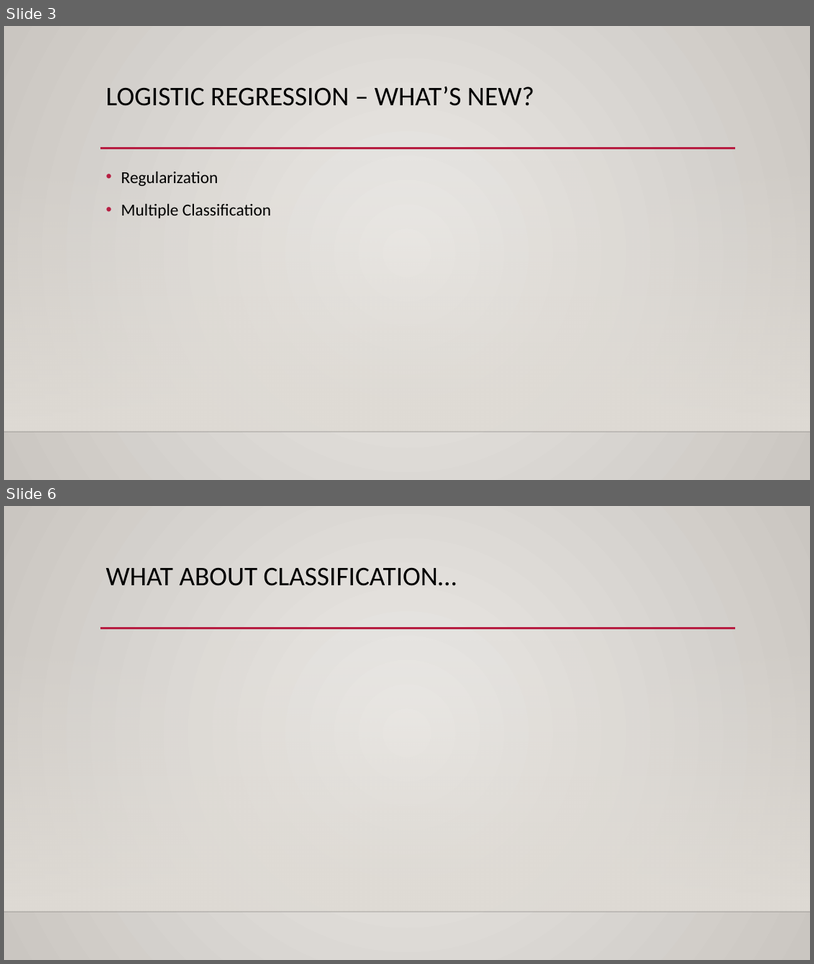
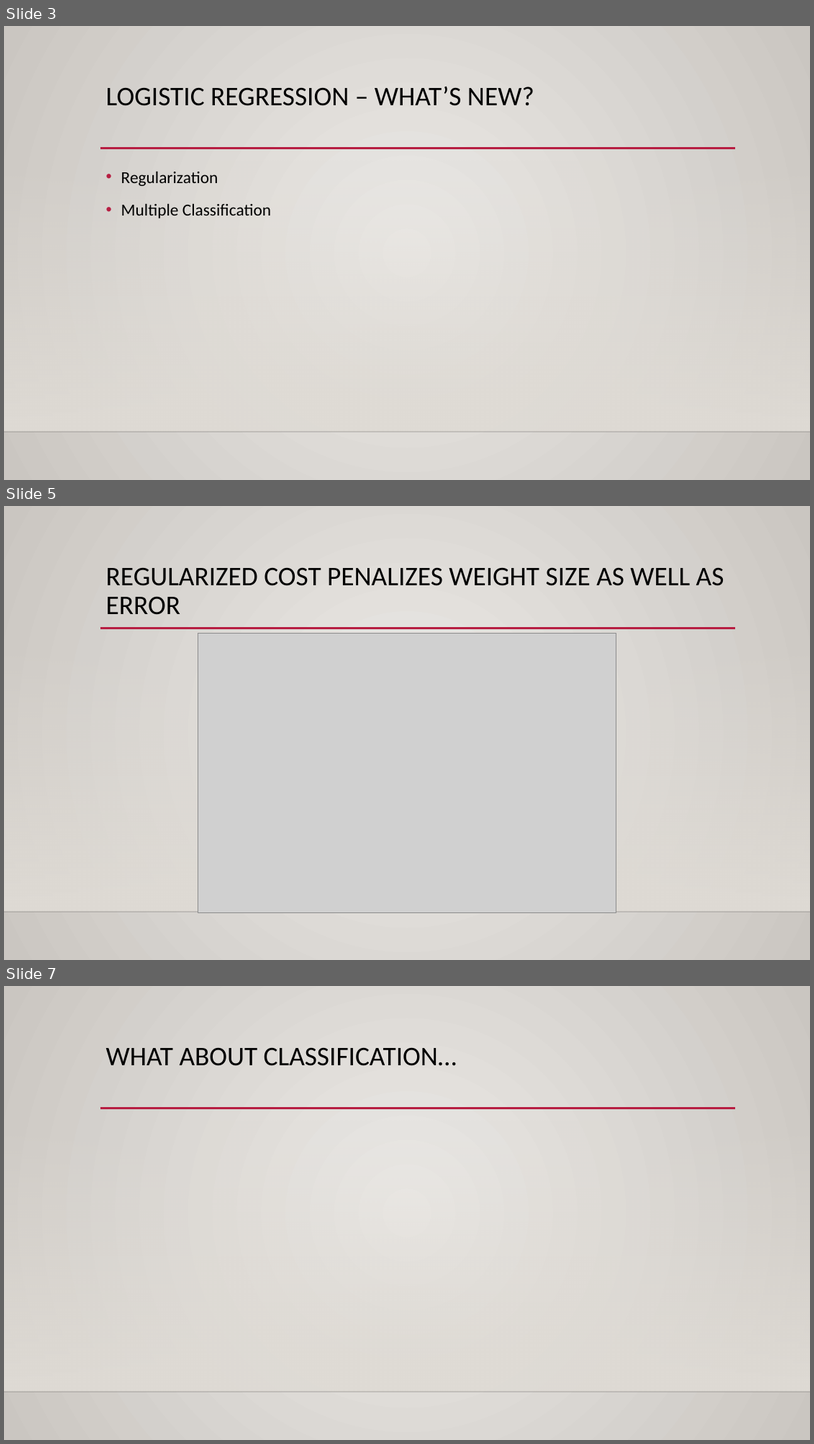
Before and after one commit to calvint13/Intro_to_Machine_Learning_Student_Workbooks, a slide deck: reference_content/Slides/Log_Reg_Images.pptx. Shown one above the other, each under a label of ours: slides 3 and 6 before the commit, slides 3, 5 and 7 after it; the slides between them are not shown. The pictures are 814x964 and 814x1444 pixels, drawn with LibreOffice and Linux fonts; fonts in the diff are those of the drawing; grey boxes stand for pictures; background and template pictures are left out. Boxes give left, top, right and bottom in pixels: in the first picture for what was removed or moved away, otherwise in the second. Text is boxed around its words. In the diff, an @@ line names an element or a change of style, - is before the commit and + after.

```diff
--- a/reference_content/Slides/Log_Reg_Images.pptx
+++ b/reference_content/Slides/Log_Reg_Images.pptx
@@ slide 5 added at bbox=[4, 506, 810, 960], background gradient #ECEAE7 to #CAC7C1; not listed: 3 template elements that a slide beside it also shows @@
@@ title added at bbox=[106, 567, 725, 615], 32 pt, text #000000 @@
+REGULARIZED COST PENALIZES WEIGHT SIZE AS WELL AS ERROR
@@ picture added at bbox=[198, 633, 616, 912] @@
@@ what was slide 6 is now slide 7 @@
```
Also in this commit, not shown: 4 slides changed, 1 other file.
